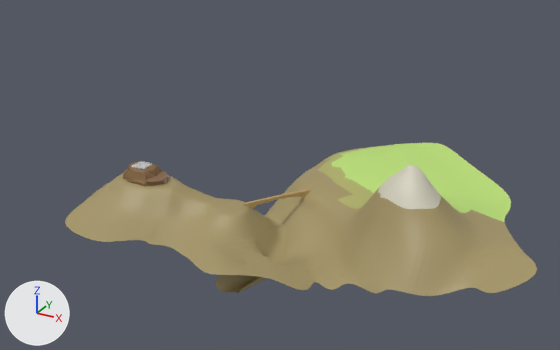
Renders of the Blender file 3d blender/game map save 1.blend from each side of a commit.
One viewpoint serves both versions: a 50 mm camera at (3386.0, -4116.0, 2342.0) aimed at (818.0, 554.0, 6.0). Arrows for +X, +Y and +Z are at lower left; the lights stay in place.
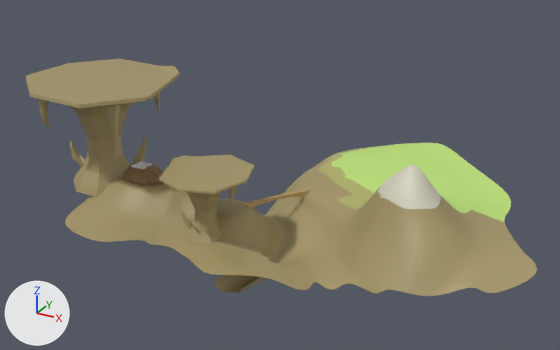
Boxes [x1, y1, x2, y2] around the edits, measured in the pictures (560 x 350 px):
'Cube.029', added (yellow)
    after: [25, 59, 180, 197]
'Cube.027', added (yellow)
    after: [159, 155, 254, 245]

What changed in the scene script:
```text
Add mat_sand_001:
    mat_sand_001 = principled_material('sand.001')
    mat_sand_001.base_color = (0.376, 0.302, 0.135)  # yellow #a59567
Add me_cube_028:
    me_cube_028.from_pydata(...)  # 255 vertices, 210 faces; spans x -4.9..5.07, y -5.76..4.53, z -4.55..3.17
    me_cube_028.materials.append(mat_sand_001)  # yellow #a59567
Add me_cube_027:
    me_cube_027.from_pydata(...)  # 255 vertices, 210 faces; spans x -4.9..5.07, y -5.76..4.53, z -4.55..3.17
    me_cube_027.materials.append(mat_sand)  # yellow #a59567
Add ob_cube_029:
    ob_cube_029 = bpy.data.objects.new('Cube.029', me_cube_028)
    ob_cube_029.location = (-404.0, 30.0, 239.0)
    ob_cube_029.rotation_euler = (0.0, 0.0, -1.951)  # degrees (0, 0, -112)
    ob_cube_029.scale = (-111.0, -111.0, -111.0)
Add ob_cube_027:
    ob_cube_027 = bpy.data.objects.new('Cube.027', me_cube_027)
    ob_cube_027.location = (654.0, -198.0, -6.0)
    ob_cube_027.scale = (-63.3, -63.3, -63.3)
```
